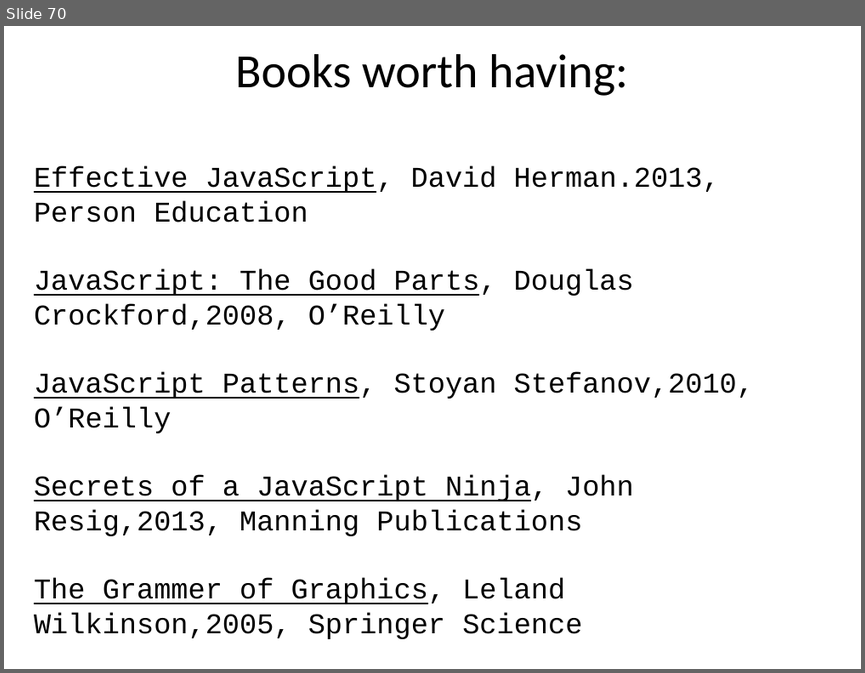
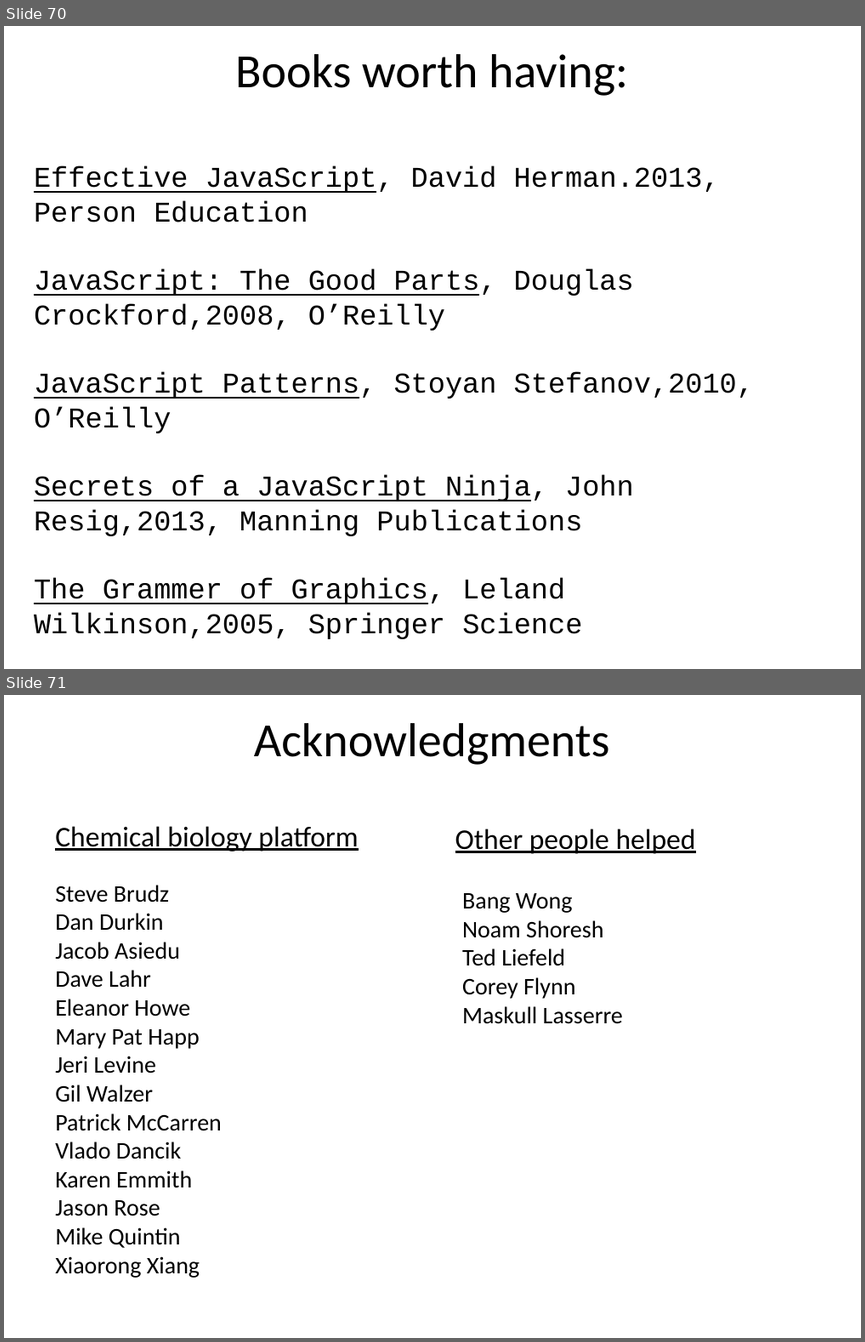
Before and after one commit to benralexander/auto, a slide deck: web-app/WEB-INF/resources/D3JavascriptPresentation.ppt. Shown one above the other, each under a label of ours: slide 70 before the commit, slides 70 and 71 after it. The pictures are 865x673 and 865x1342 pixels, drawn with LibreOffice and Linux fonts; fonts in the diff are those of the drawing. Boxes give left, top, right and bottom in pixels: in the first picture for what was removed or moved away, otherwise in the second. Text is boxed around its words. In the diff, an @@ line names an element or a change of style, - is before the commit and + after.

```diff
--- a/web-app/WEB-INF/resources/D3JavascriptPresentation.ppt
+++ b/web-app/WEB-INF/resources/D3JavascriptPresentation.ppt
@@ slide 71 added at [4, 695, 861, 1338], background #FFFFFF @@
@@ title added at [254, 723, 609, 765], 40 pt, text #000000 @@
+Acknowledgments
@@ text added at [55, 826, 358, 851], 24 pt, text #000000, underline @@
+Chemical biology platform
@@ text added at [455, 828, 696, 854], 24 pt, text #000000, underline @@
+Other people helped
@@ text added at [55, 885, 222, 1277], 20 pt, text #000000 @@
+Steve Brudz
+Dan Durkin
+Jacob Asiedu
+Dave Lahr
+Eleanor Howe
+Mary Pat Happ
+Jeri Levine
+Gil Walzer
+Patrick McCarren
+Vlado Dancik
+Karen Emmith
+Jason Rose
+Mike Quintin
+Xiaorong Xiang
@@ text added at [462, 893, 623, 1024], 20 pt, text #000000 @@
+Bang Wong
+Noam Shoresh
+Ted Liefeld
+Corey Flynn
+Maskull Lasserre
```
Also in this commit, not shown: 1 other slide added.
